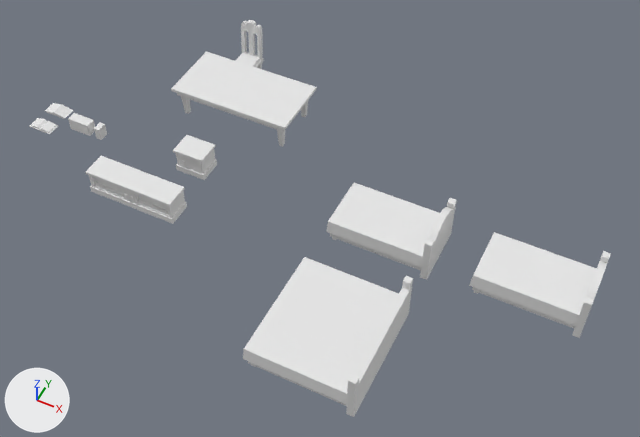
A saved change to the Blender file assets/props/props.blend.
Both versions are drawn from a 50 mm camera at (8.3, -10.78, 13.3) aimed at (3.13, -0.45, 0.38). Every picture has the same lights, and +X, +Y and +Z are marked at lower left.
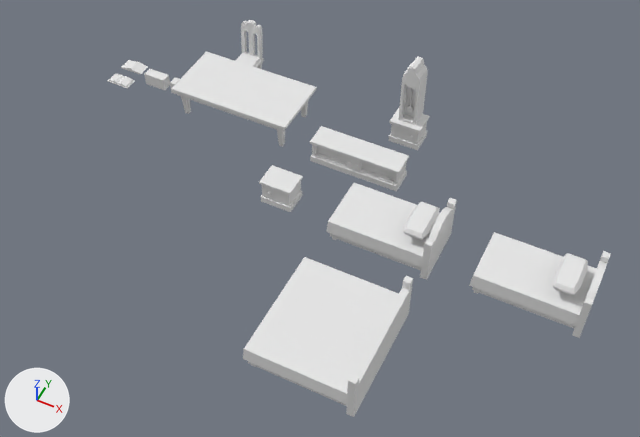
Where the newer file only moved an object's origin or applied its transform, the numbers keep the older frame.

Where the change shows, as pixel boxes (x1, y1, x2, y2) in the pictures (640 x 437 px; the box of a moved part takes in the faces that stretch with it):
'Cube.001', reshaped, moved (12% wider): before (29, 20, 317, 224); after (107, 20, 430, 212)
part 1 of me_cube_006, added: after (403, 202, 440, 240)
part 2 of me_cube_006, added: after (553, 253, 588, 295)
part 3 of me_cube_001, moved or reshaped: before (29, 118, 58, 134); after (107, 74, 135, 89)
part 4 of me_cube_001, moved or reshaped: before (68, 113, 95, 136); after (145, 69, 170, 90)
part 5 of me_cube_001, moved or reshaped: before (45, 103, 73, 119); after (121, 60, 148, 74)
part 6 of me_cube_001, moved or reshaped: before (94, 122, 107, 140); after (170, 77, 180, 94)
part 7 of me_cube_001, moved or reshaped: before (86, 156, 187, 224); after (310, 126, 409, 191)
part 8 of me_cube_001, moved or reshaped: before (95, 178, 168, 211); after (317, 147, 394, 179)
part 9 of me_cube_001, moved or reshaped: before (173, 135, 217, 180); after (259, 165, 303, 212)
part 10 of me_cube_001, added: after (388, 57, 430, 150)

The change, as a list of edits to the scene's bpy script:
```text
Change me_cube_006:
    used by ob_cube_003; location = (4.34, -2.7, 0.0)
    remove me_cube_006.from_pydata(...)  # 196 vertices, 165 faces; spans x -1.0..4.08, y -1.18..3.34, z 0.0..1.09
    add me_cube_006.from_pydata(...)  # 244 vertices, 209 faces; spans x -1.0..4.08, y -1.18..3.34, z 0.0..1.09
    me_cube_006 part 1: a new loose piece of 24 vertices spanning x 0.47..0.94, y 2.27..3.12, z 0.77..0.95, in mat_props_material (its picture is missing)
    me_cube_006 part 2: a new loose piece of 24 vertices spanning x 3.32..3.8, y 2.27..3.12, z 0.77..0.95, in mat_props_material (its picture is missing)
Change me_cube_001:
    used by ob_cube_001; location = (-3.71, -1.47, 0.0); scale = (1.47, 1.11, 1.11)
    remove me_cube_001.from_pydata(...)  # 370 vertices, 306 faces; spans x -0.19..3.53, y -0.12..4.42, z -0.13..1.23
    add me_cube_001.from_pydata(...)  # 482 vertices, 414 faces; spans x -2.28..2.76, y -0.25..3.1, z -0.13..1.82
    me_cube_001 part 3: the loose piece of 28 vertices spanning x -0.19..0.19, y 0.79..1.06, z 0.0..0.07 is moved by (-2.09, 0.52, 0.0)
    me_cube_001 part 4: the loose piece of 8 vertices spanning x 0.31..0.67, y 1.22..1.42, z -0.13..0.14 is moved by (-2.09, 0.52, 0.0)
    me_cube_001 part 5: the loose piece of 16 vertices spanning x -0.19..0.19, y 1.29..1.56, z 0.0..0.08 is moved by (-2.09, 0.52, 0.0)
    me_cube_001 part 6: the loose piece of 8 vertices spanning x 0.78..0.87, y 1.22..1.42, z -0.13..0.14 is moved by (-2.09, 0.52, 0.0)
    me_cube_001 part 7: the loose piece of 52 vertices spanning x 1.44..2.81, y -0.11..0.36, z 0.0..0.51 is moved by (-0.04, 1.22, 0.0)
    me_cube_001 part 8: the loose piece of 10 vertices spanning x 1.51..2.76, y 0.0, z 0.17..0.44 is moved by (-0.04, 1.22, 0.0)
    me_cube_001 part 9: the loose piece of 34 vertices spanning x 2.28..2.75, y 1.07..1.55, z 0.0..0.51 is moved by (-1.14, -1.32, 0.0)
    me_cube_001 part 10: a new loose piece of 81 vertices spanning x 2.23..2.71, y 2.29..2.77, z 0.0..1.82, in mat_props_material (its picture is missing)
Change ob_cube_001:
    ob_cube_001.location: (-3.71, -1.47, 0.0) -> (0.0, 0.0, 0.0)
```
